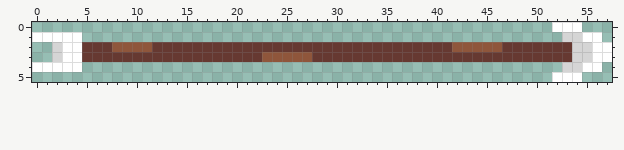
File history of a pixel-art file, Assets/MyAssets/Graphics/Object/Arrow.aseprite. This is how it looked before the edit.
58x6 pixels, 1 frame.
Once edited:
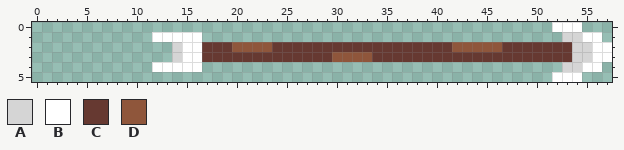
Palette (. is transparent): A #d5d5d5  B #ffffff  C #663931  D #8f563b
What changed:
@@ x 0..35 @@
 0 ....................................
-1 BBBBB...............................
-2 ..ABBCCCDDDDCCCCCCCCCCCCCCCCCCCCCCCC
-3 ..ABBCCCCCCCCCCCCCCCCCCDDDDDCCCCCCCC
-4 BBBBB...............................
+1 ............BBBBB...................
+2 ..............ABBCCCDDDDCCCCCCCCCCCC
+3 ..............ABBCCCCCCCCCCCCCDDDDCC
+4 ............BBBBB...................
 5 ....................................
Changed places in both pictures, as pixel boxes (x1, y1, x2, y2):
changed: (32, 32, 372, 72)
